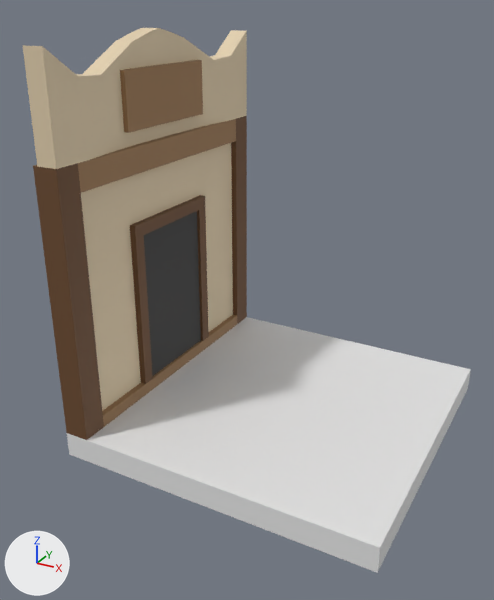
The Blender file Assets/Prefabs/Level Tile Models/blends/tile1wallA.blend as it was, and as the next commit left it.
Before and after are seen from a 50 mm lens placed at (4.18, -8.9, 6.09), pointed at (-0.4, -0.58, 1.93). Lighting does not change. The marker at lower left points along +X, +Y and +Z. The picture after the commit comes second.
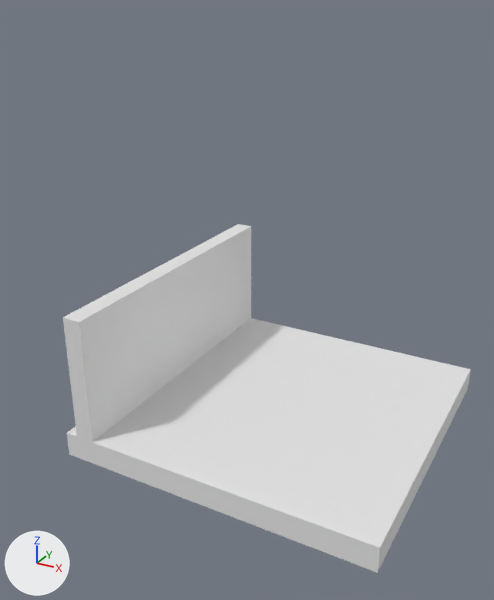
Commit message: tile B fix??

Where the change shows, as pixel boxes (x1, y1, x2, y2) in the pictures (494 x 600 px):
'Cube.001', added
    after: (63, 224, 251, 442)
'Cube.005', deleted (beige)
    before: (81, 143, 233, 411)
'Cube.038', deleted (brown)
    before: (23, 28, 247, 169)
'Cube.003', deleted (brown)
    before: (33, 163, 104, 440)
'Cube.025', deleted
    before: (144, 211, 201, 376)
'Cube.039', deleted (brown)
    before: (120, 60, 203, 133)
'Cube.013', deleted (brown)
    before: (78, 119, 236, 193)
'Cube.004', deleted (brown)
    before: (231, 116, 247, 324)
'Cube.023', deleted (brown)
    before: (131, 235, 153, 384)
'Cube.014', deleted
    before: (102, 315, 237, 427)
'Cube.022', deleted (brown)
    before: (130, 195, 205, 239)
'Cube.024', deleted (brown)
    before: (197, 207, 209, 341)

Diff of the bpy script that builds the scene:
```diff
--- a/Assets/Prefabs/Level Tile Models/blends/tile1wallA.blend.py
+++ b/Assets/Prefabs/Level Tile Models/blends/tile1wallA.blend.py
@@ me_cube_001 @@
+me_cube_001.from_pydata(...)  # a box spanning x -1.0..1.0, y -1.0..1.0, z -1.0..1.0
@@ ob_cube_003 @@
-ob_cube_003 = bpy.data.objects.new('Cube.003', me_cube_045)
-ob_cube_003.location = (-7.05, 0.0, 4.77)
-ob_cube_003.rotation_euler = (0.0, 0.0, 6.283)  # degrees (0, 0, 360)
@@ ob_cube_004 @@
-ob_cube_004 = bpy.data.objects.new('Cube.004', me_cube_046)
-ob_cube_004.location = (-7.05, 0.0, 4.77)
-ob_cube_004.rotation_euler = (0.0, 0.0, 6.283)  # degrees (0, 0, 360)
@@ ob_cube_005 @@
-ob_cube_005 = bpy.data.objects.new('Cube.005', me_cube_047)
-ob_cube_005.location = (-7.05, 0.0, 4.77)
-ob_cube_005.rotation_euler = (0.0, 0.0, 6.283)  # degrees (0, 0, 360)
@@ ob_cube_013 @@
-ob_cube_013 = bpy.data.objects.new('Cube.013', me_cube_055)
-ob_cube_013.location = (-7.05, 0.0, 4.77)
-ob_cube_013.rotation_euler = (0.0, 0.0, 6.283)  # degrees (0, 0, 360)
@@ ob_cube_014 @@
-ob_cube_014 = bpy.data.objects.new('Cube.014', me_cube_056)
-ob_cube_014.location = (-7.05, 0.0, 4.77)
-ob_cube_014.rotation_euler = (0.0, 0.0, 6.283)  # degrees (0, 0, 360)
@@ ob_cube_025 @@
-ob_cube_025 = bpy.data.objects.new('Cube.025', me_cube_066)
-ob_cube_025.location = (-7.05, 0.0, 4.77)
-ob_cube_025.rotation_euler = (0.0, 0.0, 6.283)  # degrees (0, 0, 360)
@@ ob_cube_022 @@
-ob_cube_022 = bpy.data.objects.new('Cube.022', me_cube_063)
-ob_cube_022.location = (-7.05, 0.0, 4.77)
-ob_cube_022.rotation_euler = (0.0, 0.0, 6.283)  # degrees (0, 0, 360)
@@ ob_cube_023 @@
-ob_cube_023 = bpy.data.objects.new('Cube.023', me_cube_064)
-ob_cube_023.location = (-7.05, 0.0, 4.77)
-ob_cube_023.rotation_euler = (0.0, 0.0, 6.283)  # degrees (0, 0, 360)
@@ ob_cube_024 @@
-ob_cube_024 = bpy.data.objects.new('Cube.024', me_cube_065)
-ob_cube_024.location = (-7.05, 0.0, 4.77)
-ob_cube_024.rotation_euler = (0.0, 0.0, 6.283)  # degrees (0, 0, 360)
@@ ob_cube_038 @@
-ob_cube_038 = bpy.data.objects.new('Cube.038', me_cube_079)
-ob_cube_038.location = (-7.05, 0.0, 4.77)
-ob_cube_038.rotation_euler = (0.0, 0.0, 6.283)  # degrees (0, 0, 360)
@@ ob_cube_039 @@
-ob_cube_039 = bpy.data.objects.new('Cube.039', me_cube_080)
-ob_cube_039.location = (-7.05, 0.0, 4.77)
-ob_cube_039.rotation_euler = (0.0, 0.0, 6.283)  # degrees (0, 0, 360)
@@ ob_cube_001 @@
+ob_cube_001 = bpy.data.objects.new('Cube.001', me_cube_001)
+ob_cube_001.location = (-2.14, 0.0, 1.0)
+ob_cube_001.scale = (0.15, 2.5, 1.0)
```
